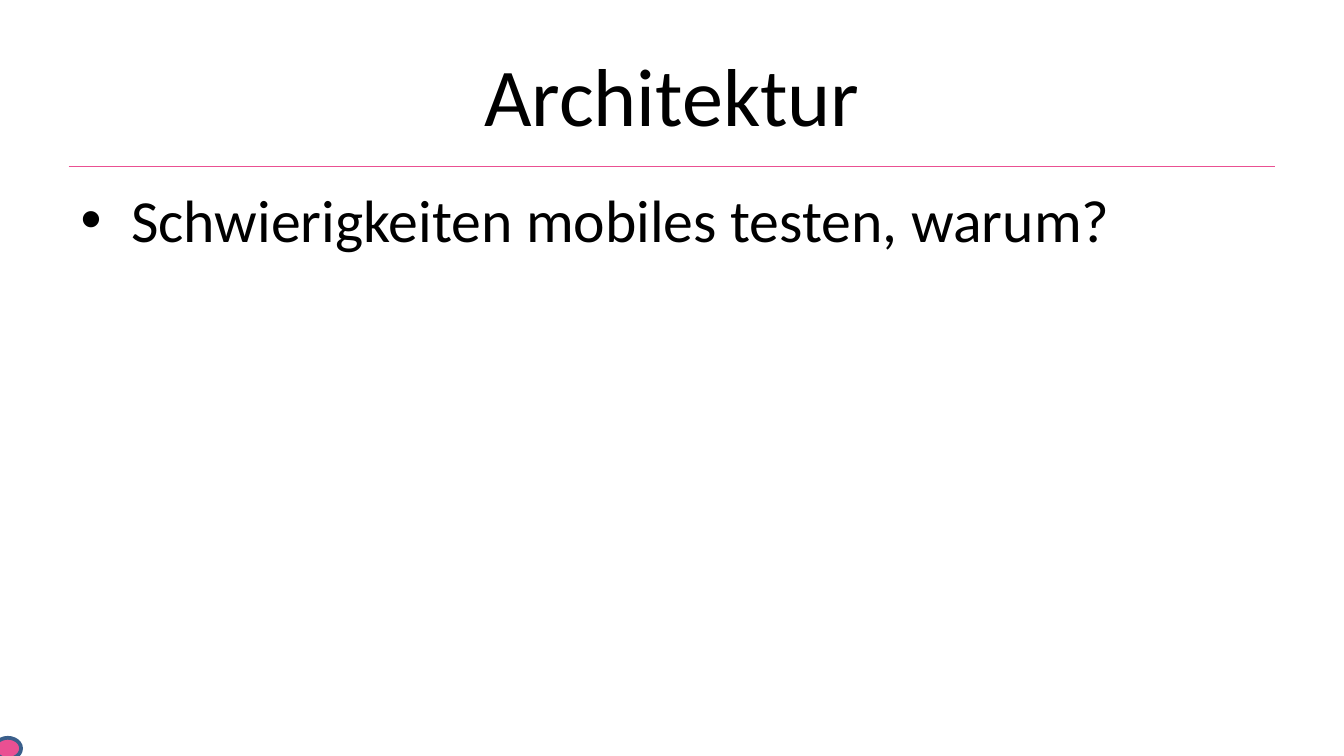
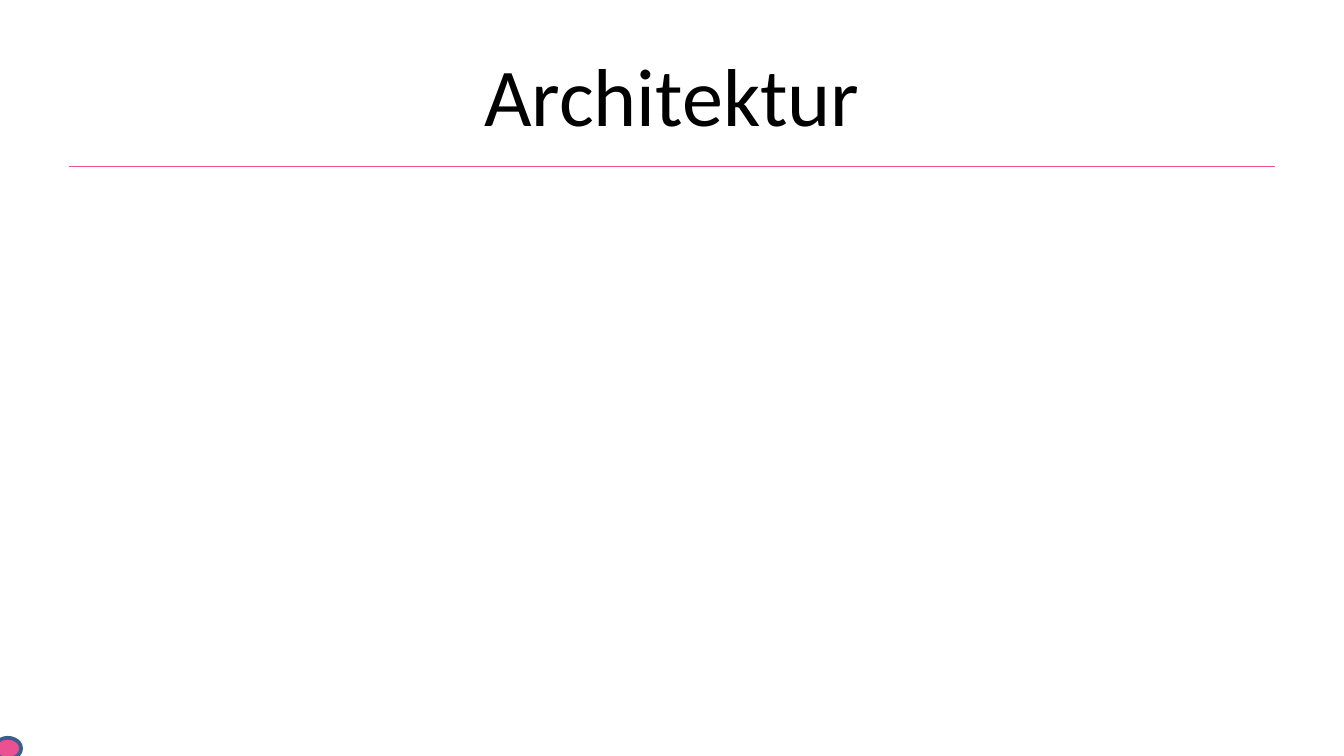
Before and after one commit to He1md4ll/MobileMeshViewer, a slide deck: slide 9 of docs/mobile_meshviewer_praezi.pptx (slide 6 before the commit). Drawn at 1344x756 pixels with LibreOffice and Linux fonts; fonts in the diff are those of the drawing; background and template pictures are left out. Boxes give left, top, right and bottom in pixels: in the first picture for what was removed or moved away, otherwise in the second. Text is boxed around its words. In the diff, an @@ line names an element or a change of style, - is before the commit and + after.

```diff
--- a/docs/mobile_meshviewer_praezi.pptx
+++ b/docs/mobile_meshviewer_praezi.pptx
@@ text removed at [131,200,1109,253] @@
-• Schwierigkeiten mobiles testen, warum?
```
Also in this commit, not shown: 6 other slides changed, 8 slides added.
